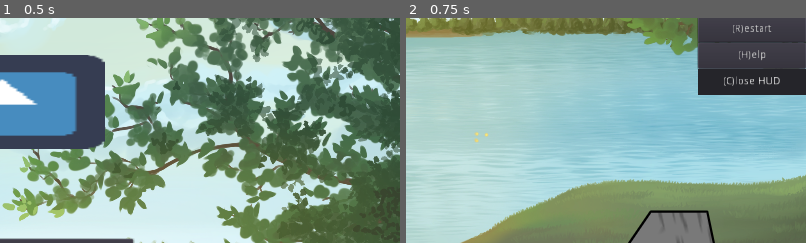
Above: before the commit, frames 1-2 (left to right).
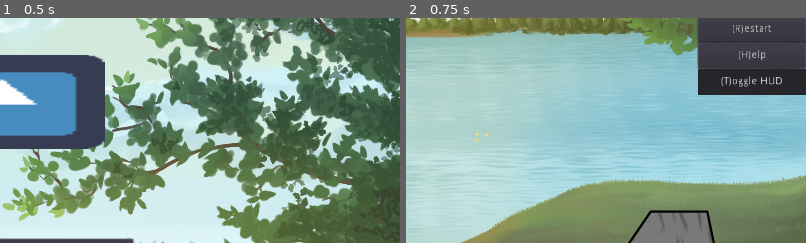
Above: after the commit, the same moments.

Repository: ebrahimebrahim/knock-the-rock
Game: Godot game, scene res://MenuScreen.tscn
Two runs of this game, one before a commit and one after it. Both use one fixed random seed, a clock stepped at 60 frames per second and the inputs below. The engine's default icon, where the game draws it, is replaced by a stand-in: a white triangle on a blue panel in a dark square.
Inputs:
- Up to frame 1 (0.5 s): no input
- Up to frame 2 (0.75 s): click "Sandbox" at 0.5 s
The pictures show only the part of the screen within x 50-100%, y 6-56%; the shares and areas given below are measured in that part.

Frame 1 is identical in both runs. In frame 2, 0.3% of the frame differs, in the area x 78-94%, y 25-31%.

Commit message:
wrote functions for HUD buttons (all except "Help") and renamed "close HUD" to "toggle HUD"

Diff:
--- a/ktr/GameBase.tscn
+++ b/ktr/GameBase.tscn
@@ -79,7 +79,7 @@
 [node name="CloseLabel" type="Label" parent="HUDZone/CloseRect"]
 margin_right = 144.0
 margin_bottom = 35.0
-text = "(C)lose HUD"
+text = "(T)oggle HUD"
 align = 1
 valign = 1
 __meta__ = {
--- a/ktr/HUDZone.gd
+++ b/ktr/HUDZone.gd
@@ -10,16 +10,17 @@
 	if event.is_action_pressed("return_to_menu"): _on_return()
 	if event.is_action_pressed("restart"): _on_restart()
 	if event.is_action_pressed("open_help"): _on_help()
-	if event.is_action_pressed("close_hud"): _on_close()
+	if event.is_action_pressed("toggle_hud"): _on_toggle()
 
 func _on_return():
-	print("return peup")
+	get_tree().change_scene("res://MenuScreen.tscn")
 
 func _on_restart():
-	print("restart peup")
+	get_tree().reload_current_scene()
 
 func _on_help():
 	print("help peup")
 
-func _on_close():
-	print("close peup")
+func _on_toggle():
+	if visible: hide()
+	else: show()
--- a/ktr/project.godot
+++ b/ktr/project.godot
@@ -43,9 +43,9 @@
 "events": [ Object(InputEventKey,"resource_local_to_scene":false,"resource_name":"","device":0,"alt":false,"shift":false,"control":false,"meta":false,"command":false,"pressed":false,"scancode":72,"unicode":0,"echo":false,"script":null)
  ]
 }
-close_hud={
+toggle_hud={
 "deadzone": 0.5,
-"events": [ Object(InputEventKey,"resource_local_to_scene":false,"resource_name":"","device":0,"alt":false,"shift":false,"control":false,"meta":false,"command":false,"pressed":false,"scancode":67,"unicode":0,"echo":false,"script":null)
+"events": [ Object(InputEventKey,"resource_local_to_scene":false,"resource_name":"","device":0,"alt":false,"shift":false,"control":false,"meta":false,"command":false,"pressed":false,"scancode":84,"unicode":0,"echo":false,"script":null)
  ]
 }
 
